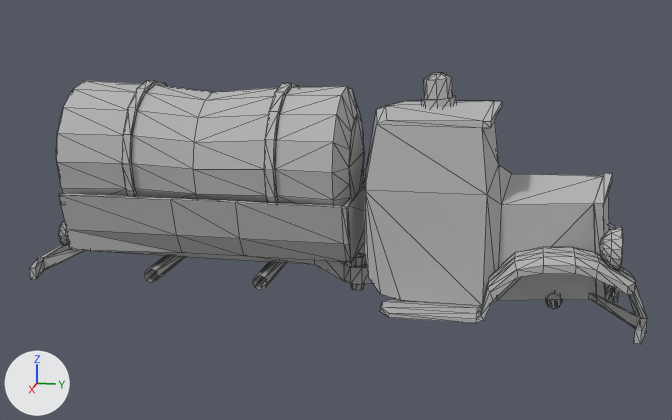
Renders of the OBJ model CarWars/CarWars/Content/Meshes/sewage_chassis.obj from each side of a commit.
Both versions are drawn from a 50 mm camera at (9.04, 1.8, 3.48) aimed at (0.04, 0.0, 1.23). The axes (+X, +Y, +Z) are drawn at lower left. The lights are the same throughout. Mesh edges are drawn as thin lines. Where no turn or scale is listed for an object, it has been applied to the vertices.

Names of what the first picture shows: 'Sphere001_Untitled.005'.
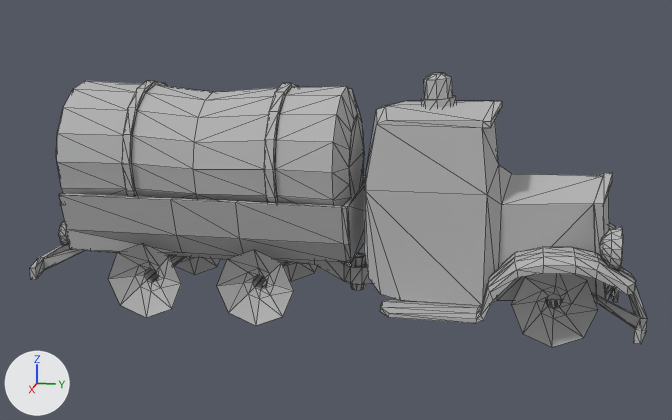
The newer file is also turned or shifted as a whole; pictures and numbers use the older file's frame.

Edits to the bpy script that builds the scene:
```text
Change me_sphere001_untitled_005:
    used by ob_sphere001_untitled_005; location = (0.0, 0.0, 0.0)
    remove me_sphere001_untitled_005.from_pydata(...)  # 1027 vertices, 1820 faces; spans x -1.14..1.14, y -3.01..3.01, z 0.37..2.63
    add me_sphere001_untitled_005.from_pydata(...)  # 1123 vertices, 2012 faces; spans x -1.14..1.14, y -3.01..3.01, z 0.2..2.63
    me_sphere001_untitled_005 part 1
    72 vertices are added at x -0.71..0.72, y -2.2..2.56, z 0.2..0.97
    6 new vertices lie (0.0, 0.11, -0.04) away from vertices in x -0.57..0.58, y -1.92..2.06, z 0.47
    8 new vertices lie (0.0, 0.11, 0.04) away from vertices in x -0.57..0.58, y -1.81..2.06, z 0.43..0.7
    5 new vertices lie (0.0, 0.27, 0.11) away from vertices in x -0.71..0.72, y -2.08..-0.94, z 0.2..0.86
    5 new vertices lie (0.0, 0.27, -0.11) away from vertices in x -0.71..0.72, y -2.08..1.9, z 0.31..0.97
    192 new faces join them
```

Where the change shows, as pixel boxes (x1, y1, x2, y2) in the pictures (672 x 420 px):
'Sphere001_Untitled.005', reshaped
    before: (30, 73, 647, 344)
    after: (30, 73, 647, 347)
part 1 of me_sphere001_untitled_005, added
    after: (108, 243, 598, 347)
